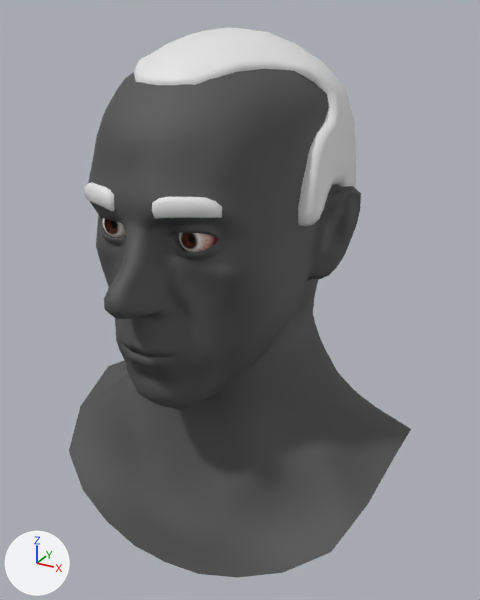
The Blender file Heads/Bandits/Human/Males/Normal/Type1/Head_Bandit_Human_Male_Normal_Type1.1.blend: old version first, new version second.
Before and after are seen from a camera (50 mm lens) standing at (0.209, -0.367, 1.766) and looking at (0.01, -0.006, 1.586). Arrows for +X, +Y and +Z are at lower left; the lights stay in place. The first picture is the older version.

Names of what the first picture shows: 'Head_Bandit_Human_Normal_Type1.1'.
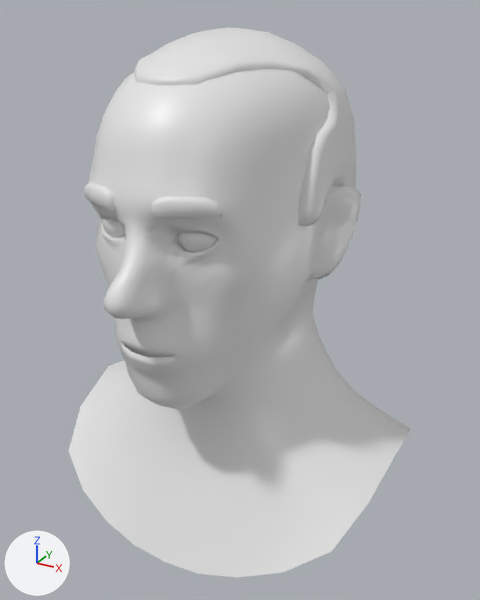
Patch to the scene script:
```diff
--- a/Heads/Bandits/Human/Males/Normal/Type1/Head_Bandit_Human_Male_Normal_Type1.1.blend.py
+++ b/Heads/Bandits/Human/Males/Normal/Type1/Head_Bandit_Human_Male_Normal_Type1.1.blend.py
@@ mat_material_head_human_teeth_eyes @@
 n0 = _N.new('ShaderNodeBsdfPrincipled'); n0.name = 'Principled BSDF'
-n0.inputs[2].default_value = 1.0  # 'Roughness'
+n0.inputs[2].default_value = 0.4  # 'Roughness'
 n1 = _N.new('ShaderNodeOutputMaterial'); n1.name = 'Material Output'
-n2 = _N.new('ShaderNodeTexImage'); n2.name = 'Image Texture'
-n2.image = img_texture_head_human_teeth_eyes_cmap__png_001
-n3 = _N.new('ShaderNodeTexImage'); n3.name = 'Image Texture.001'
-n3.image = img_texture_head_human_teeth_eyes_nmap_png_001
-n4 = _N.new('ShaderNodeNormalMap'); n4.name = 'Normal Map'
 _L.new(n0.outputs[0], n1.inputs[0])  # 'BSDF' to 'Surface'
-_L.new(n2.outputs[0], n0.inputs[0])  # 'Color' to 'Base Color'
-_L.new(n3.outputs[0], n4.inputs[1])  # 'Color' to 'Color'
-_L.new(n4.outputs[0], n0.inputs[5])  # 'Normal' to 'Normal'
-_L.new(n2.outputs[1], n0.inputs[4])  # 'Alpha' to 'Alpha'
@@ mat_material_head_human_teeth_eyes_001 @@
 n0 = _N.new('ShaderNodeBsdfPrincipled'); n0.name = 'Principled BSDF'
-n0.inputs[2].default_value = 1.0  # 'Roughness'
+n0.inputs[2].default_value = 0.4  # 'Roughness'
 n1 = _N.new('ShaderNodeOutputMaterial'); n1.name = 'Material Output'
-n2 = _N.new('ShaderNodeTexImage'); n2.name = 'Image Texture'
-n2.image = img_texture_head_human_teeth_eyes_cmap__png_001
-n3 = _N.new('ShaderNodeTexImage'); n3.name = 'Image Texture.001'
-n3.image = img_texture_head_human_teeth_eyes_nmap_png_001
-n4 = _N.new('ShaderNodeNormalMap'); n4.name = 'Normal Map'
 _L.new(n0.outputs[0], n1.inputs[0])  # 'BSDF' to 'Surface'
-_L.new(n2.outputs[0], n0.inputs[0])  # 'Color' to 'Base Color'
-_L.new(n3.outputs[0], n4.inputs[1])  # 'Color' to 'Color'
-_L.new(n4.outputs[0], n0.inputs[5])  # 'Normal' to 'Normal'
-_L.new(n2.outputs[1], n0.inputs[4])  # 'Alpha' to 'Alpha'
@@ mat_material_head_bandit_human_male_normal_type1_1 @@
+mat_material_head_bandit_human_male_normal_type1_1 = principled_material('Material_Head_Bandit_Human_Male_Normal_Type1.1')
+mat_material_head_bandit_human_male_normal_type1_1.base_color = (0.8, 0.8, 0.8)  # white #e7e7e7
+mat_material_head_bandit_human_male_normal_type1_1.roughness = 0.4
@@ me_head_bandit_human_normal_type1_1 @@
 me_head_bandit_human_normal_type1_1.from_pydata(...)  # 2166 vertices, 2057 faces; spans x -0.123..0.123, y -0.141..0.098, z 1.42..1.753
 # used by ob_head_bandit_human_normal_type1_1; location = (0.0, 0.0111, 0.0025)
+# me_head_bandit_human_normal_type1_1 part 1: all 1204 faces that had it switch from mat_material_head_bandit_human_normal_type1_1 to mat_material_head_bandit_human_male_normal_type1_1 (white #e7e7e7)
 me_head_bandit_human_normal_type1_1.materials.append(mat_material_head_human_teeth_eyes)
```

Where the change shows, as pixel boxes (x1, y1, x2, y2) in the pictures (480 x 600 px):
'Head_Bandit_Human_Normal_Type1.1', surface changed, recoloured (grey to white): (69, 65, 411, 578) in both
part 1 of me_head_bandit_human_normal_type1_1, recoloured (grey to white): (69, 69, 411, 578) in both
